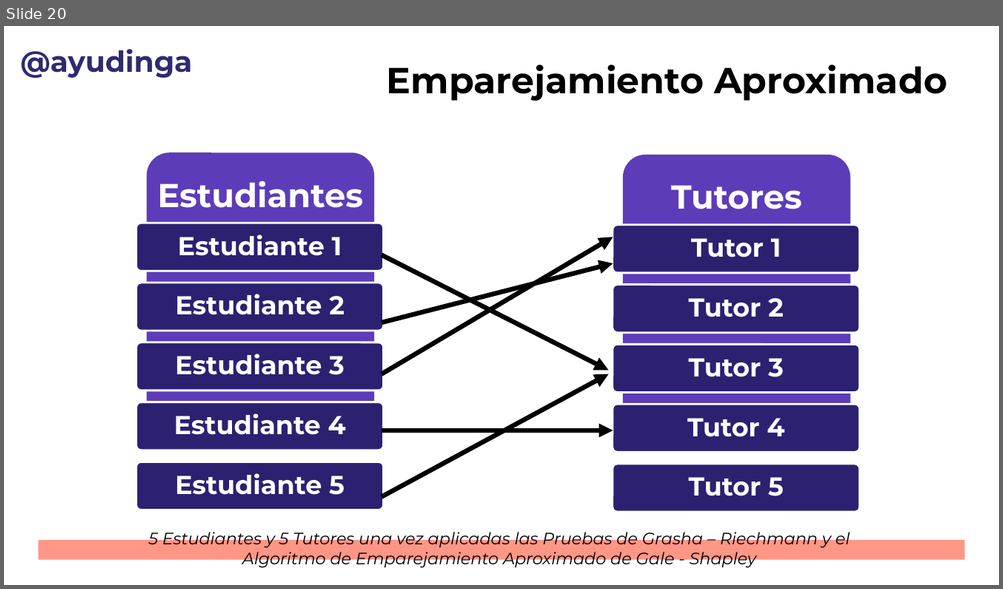
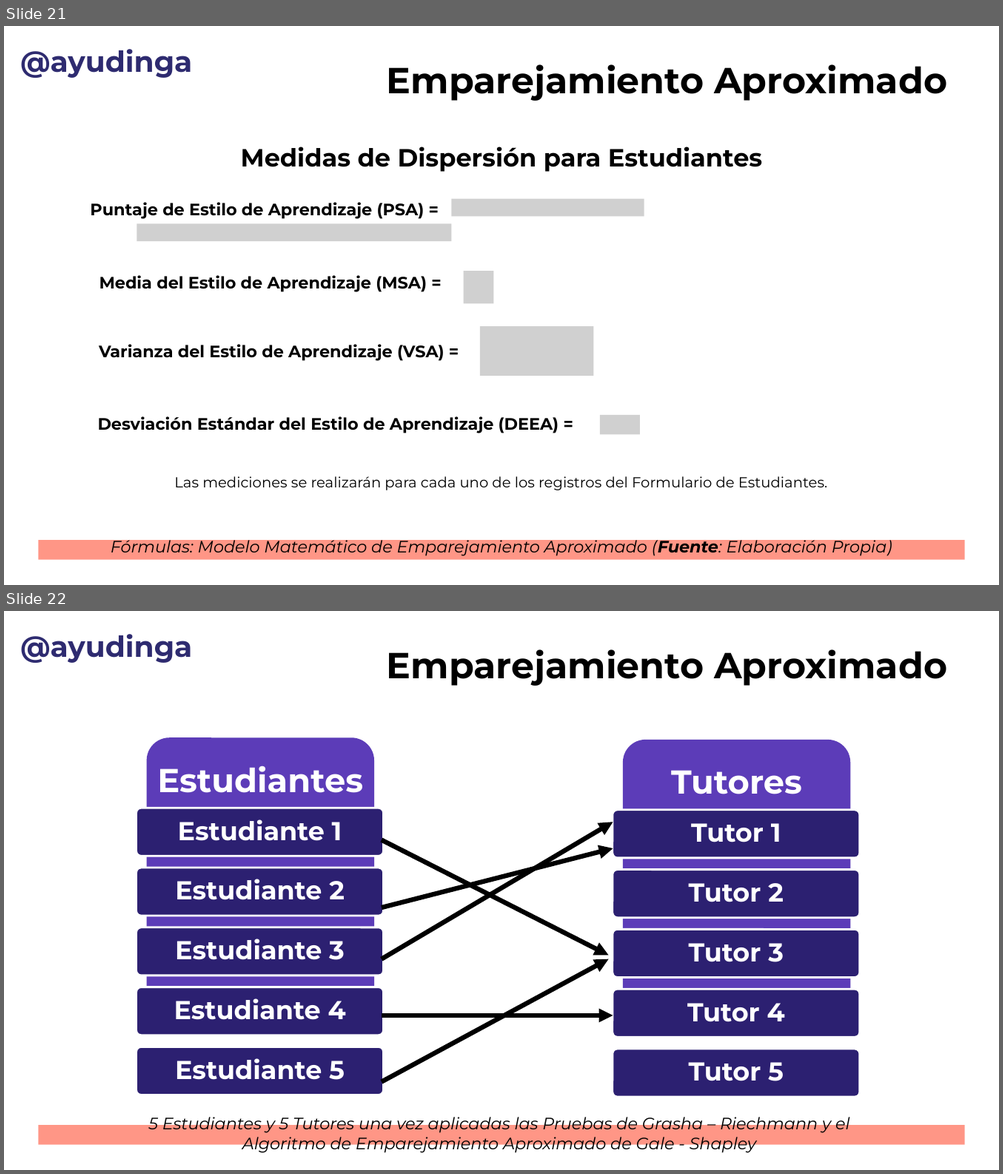
Before and after one commit to wocker/Students-Tutors-Matching, a slide deck: Administrative Documents/Experiment Design - #PilandoAndo23.pptx. Shown one above the other, each under a label of ours: slide 20 before the commit, slides 21 and 22 after it. The pictures are 1003x589 and 1003x1174 pixels, drawn with LibreOffice and Linux fonts; fonts in the diff are those of the drawing; grey boxes stand for pictures; background and template pictures are left out. Boxes give left, top, right and bottom in pixels: in the first picture for what was removed or moved away, otherwise in the second. Text is boxed around its words. In the diff, an @@ line names an element or a change of style, - is before the commit and + after.

```diff
--- a/Administrative Documents/Experiment Design - #PilandoAndo23.pptx
+++ b/Administrative Documents/Experiment Design - #PilandoAndo23.pptx
@@ slide 21 added at bbox=[4, 26, 999, 585], background picture (left out); not listed: 1 template element that a slide beside it also shows @@
@@ text added at bbox=[20, 49, 192, 78], 28 pt, text #2E2B70, bold @@
+@ayudinga
@@ text added at bbox=[387, 64, 947, 101], 35 pt, text #000000, bold @@
+Emparejamiento Aproximado
@@ text added at bbox=[241, 147, 762, 172], 24 pt, text #000000, bold @@
+Medidas de Dispersión para Estudiantes
@@ text added at bbox=[90, 202, 424, 219], 16 pt, text #000000, bold @@
+Puntaje de Estilo de Aprendizaje (PSA) =
@@ picture added at bbox=[452, 199, 644, 217] @@
@@ picture added at bbox=[136, 224, 452, 241] @@
@@ text added at bbox=[99, 275, 427, 292], 16 pt, text #000000, bold @@
+Media del Estilo de Aprendizaje (MSA) =
@@ picture added at bbox=[464, 272, 494, 304] @@
@@ picture added at bbox=[480, 326, 594, 376] @@
@@ text added at bbox=[99, 344, 444, 361], 16 pt, text #000000, bold @@
+Varianza del Estilo de Aprendizaje (VSA) =
@@ text added at bbox=[98, 417, 559, 434], 16 pt, text #000000, bold @@
+Desviación Estándar del Estilo de Aprendizaje (DEEA) =
@@ picture added at bbox=[600, 415, 640, 435] @@
@@ text added at bbox=[174, 477, 827, 491], 14 pt, text #000000 @@
+Las mediciones se realizarán para cada uno de los registros del Formulario de Estudiantes.
@@ text added at bbox=[111, 537, 892, 557], 16 pt, text #000000, italic @@
+Fórmulas: Modelo Matemático de Emparejamiento Aproximado (Fuente: Elaboración Propia)
@@ what was slide 20 is now slide 22 @@
```
Also in this commit, not shown: 1 slide changed, 1 other slide added, 2 other files.
